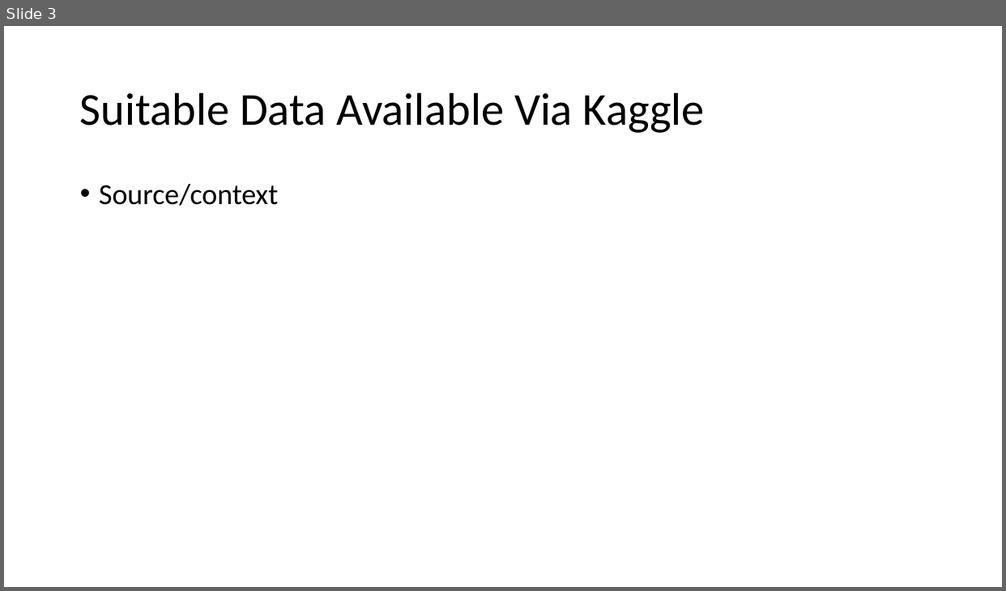
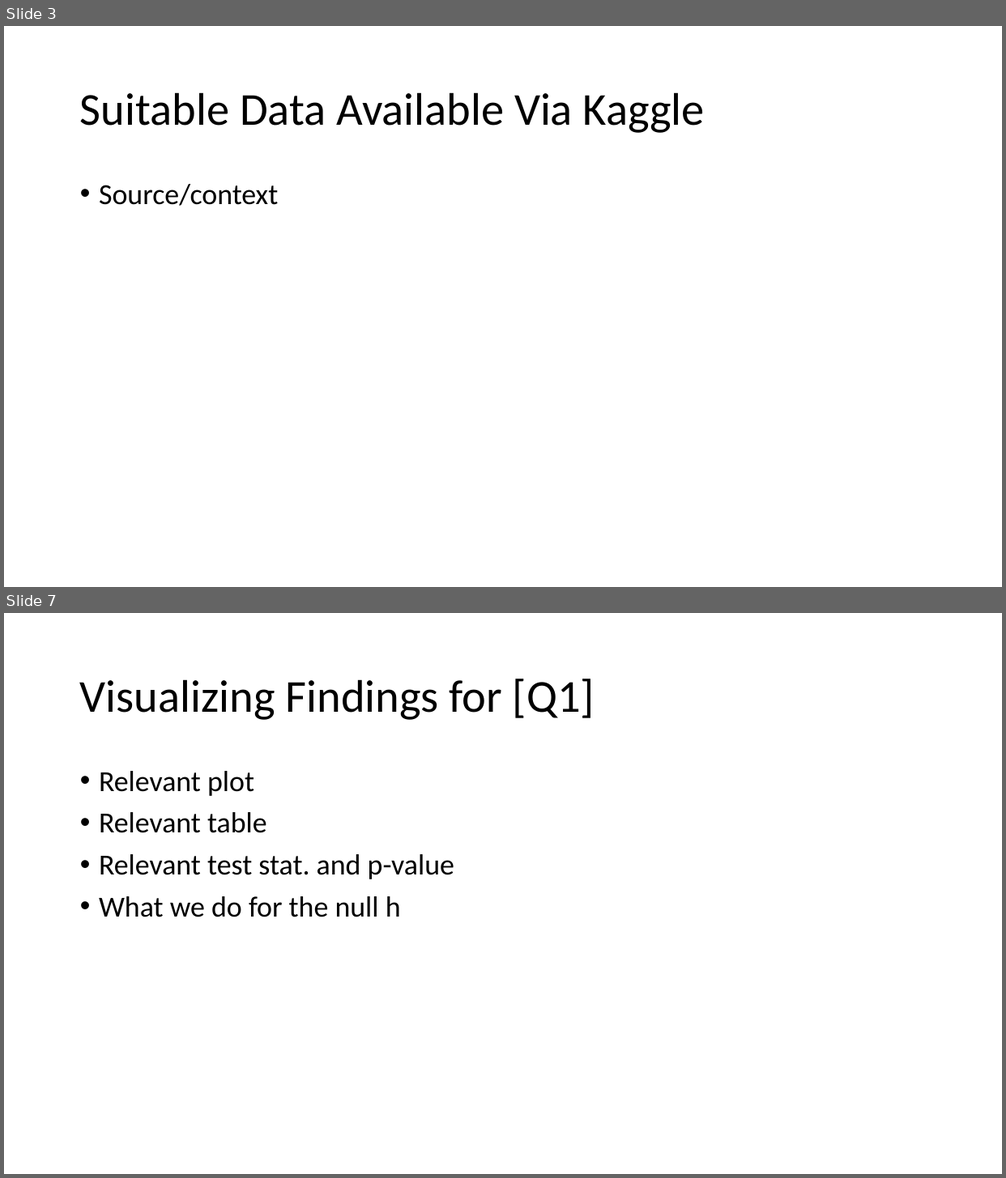
Before and after one commit to MatthewCodes/557_Final_Project, a slide deck: Presentation/Final Presentation.pptx. Shown one above the other, each under a label of ours: slide 3 before the commit, slides 3 and 7 after it; the slides between them are not shown. The pictures are 1006x591 and 1006x1178 pixels, drawn with LibreOffice and Linux fonts; fonts in the diff are those of the drawing. Boxes give left, top, right and bottom in pixels: in the first picture for what was removed or moved away, otherwise in the second. Text is boxed around its words. In the diff, an @@ line names an element or a change of style, - is before the commit and + after.

```diff
--- a/Presentation/Final Presentation.pptx
+++ b/Presentation/Final Presentation.pptx
@@ slide 7 added at box(4, 613, 1002, 1174), background #FFFFFF @@
@@ title added at box(80, 679, 594, 720), 44 pt, text #000000 @@
+Visualizing Findings for [Q1]
@@ text added at box(99, 771, 454, 918), 28 pt, text #000000 @@
+• Relevant plot
+• Relevant table
+• Relevant test stat. and p-value
+• What we do for the null h
```
Also in this commit, not shown: 2 slides changed, 7 other slides added.
